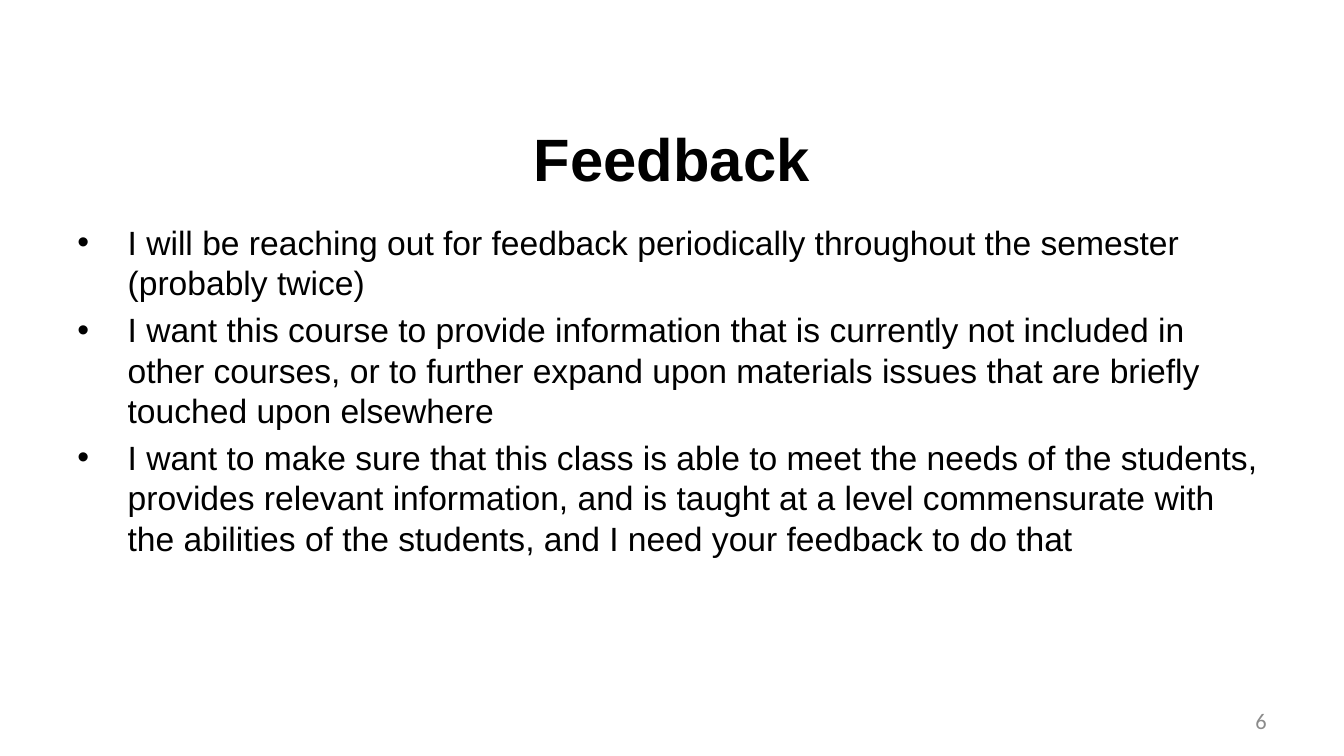
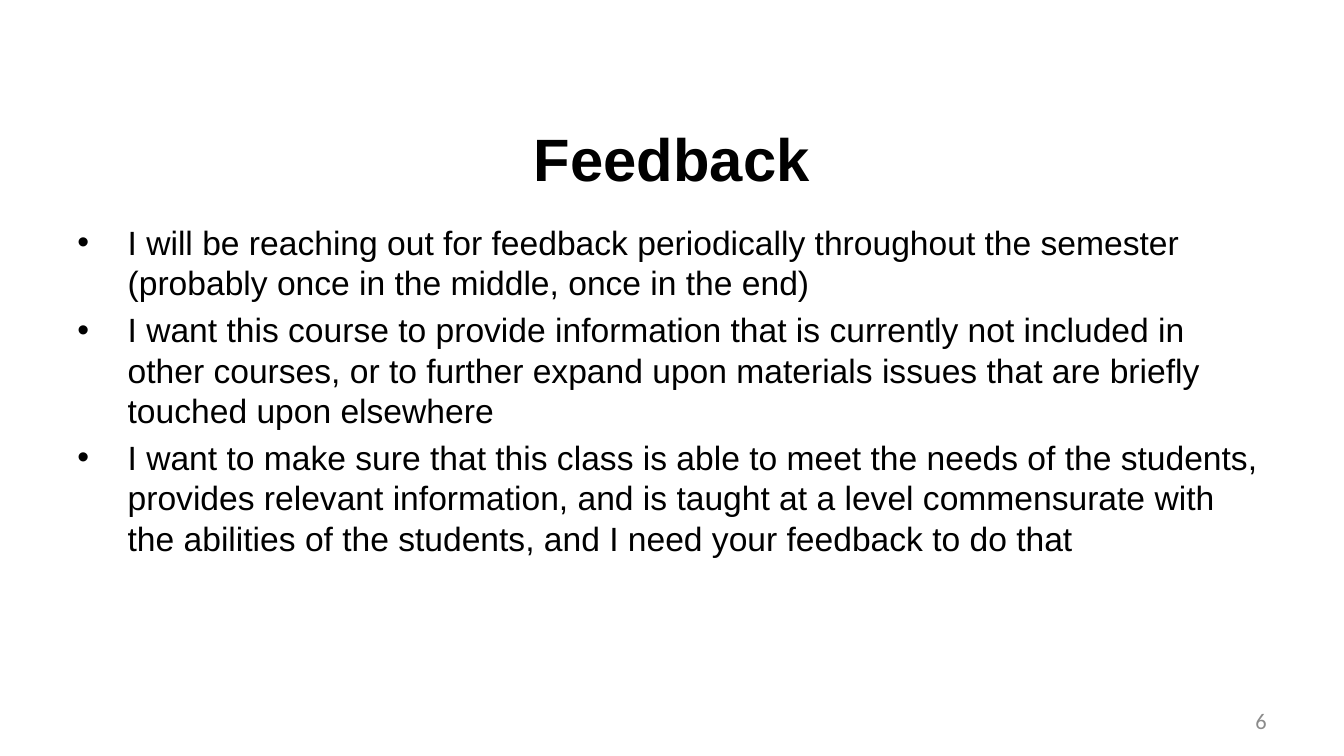
Before and after one commit to benbeeler/TEACHING, a slide deck: slide 6 of Advanced Reactor Materials/Fall2026/Lec1_intro.pptx. Drawn at 1344x756 pixels with LibreOffice and Linux fonts; fonts in the diff are those of the drawing; background and template pictures are left out. Boxes give left, top, right and bottom in pixels: in the first picture for what was removed or moved away, otherwise in the second. Text is boxed around its words. In the diff, an @@ line names an element or a change of style, - is before the commit and + after.

```diff
--- a/Advanced Reactor Materials/Fall2026/Lec1_intro.pptx
+++ b/Advanced Reactor Materials/Fall2026/Lec1_intro.pptx
@@ text at [128, 230, 1179, 302]: text changed @@
-• I will be reaching out for feedback periodically throughout the semester (probably twice)
+• I will be reaching out for feedback periodically throughout the semester (probably once in the middle, once in the end)
```
Also in this commit, not shown: 7 other slides changed, 2 slides added, 4 other files.
